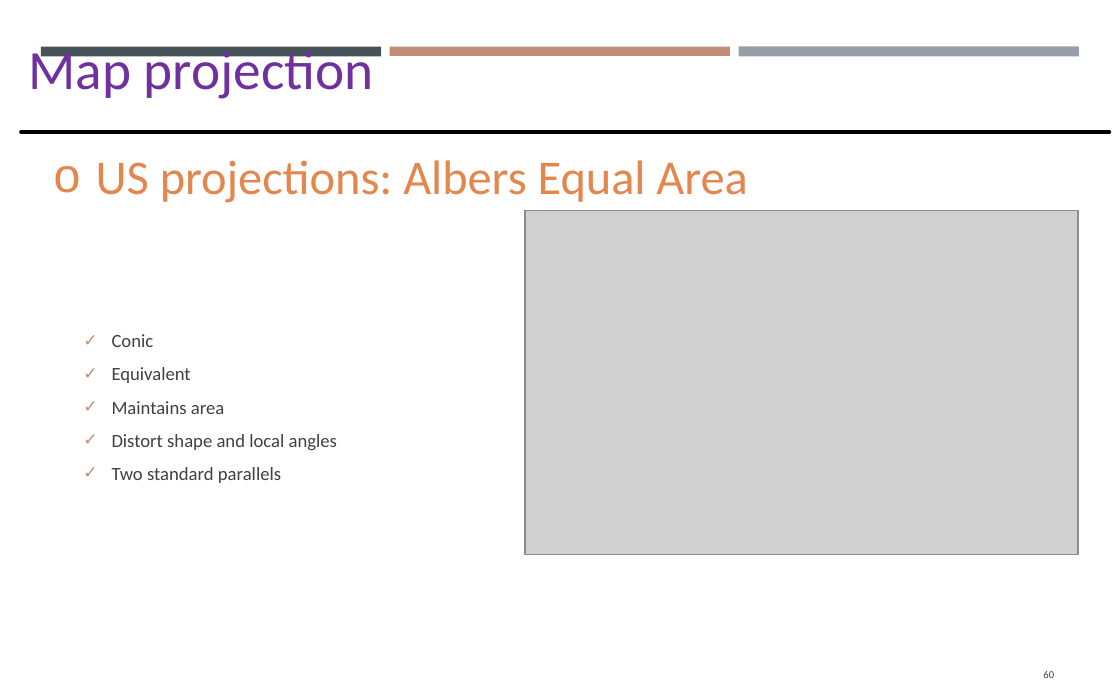
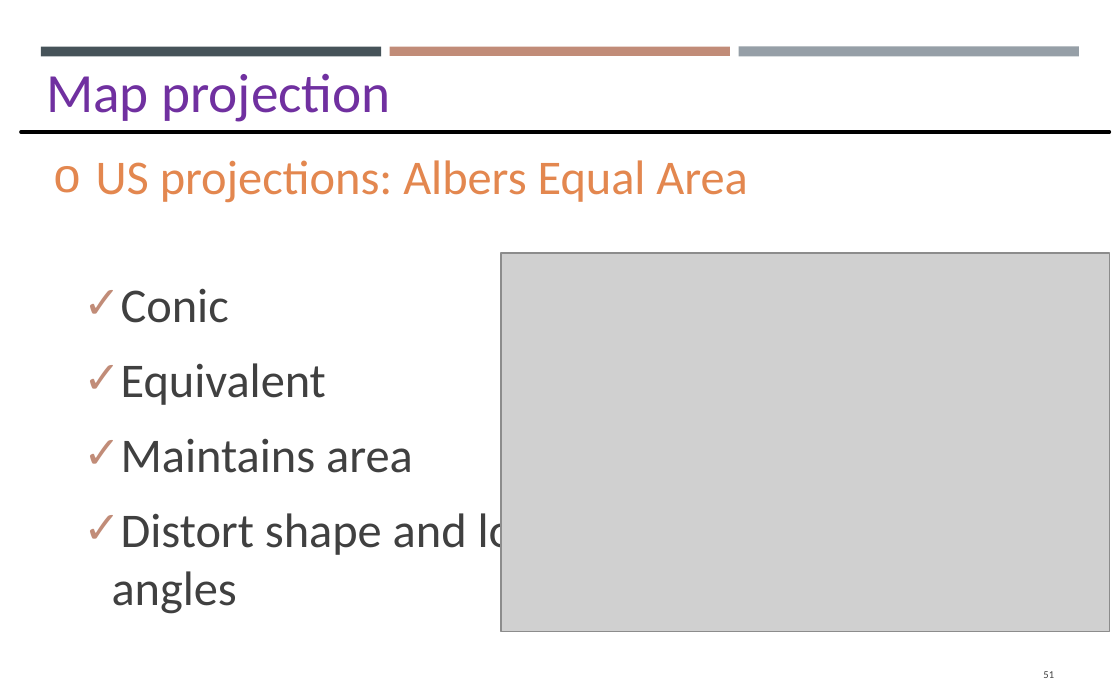
Before and after one commit to gisynw/GIS_I, a slide deck: slide 51 of docs/Lectures/Week03/Lecture02_GEOG2475_Datum.pptx (slide 60 before the commit). Drawn at 1120x700 pixels with LibreOffice and Linux fonts; fonts in the diff are those of the drawing; grey boxes stand for pictures. Boxes give left, top, right and bottom in pixels: in the first picture for what was removed or moved away, otherwise in the second. Text is boxed around its words. In the diff, an @@ line names an element or a change of style, - is before the commit and + after.

```diff
--- a/docs/Lectures/Week03/Lecture02_GEOG2475_Datum.pptx
+++ b/docs/Lectures/Week03/Lecture02_GEOG2475_Datum.pptx
@@ text "Map projection" rewrapped from bbox=[29, 46, 374, 99] to bbox=[46, 73, 391, 122] @@
@@ text "Conic": place and size @@
-text "Conic" at bbox=[112, 334, 337, 483]
+text "Conic" at bbox=[112, 288, 569, 614]
@@ text "Conic" at bbox=[112, 288, 569, 614]: size 10.8 to 28 pt; more space between paragraphs @@
@@ picture: place and size @@
-picture at bbox=[525, 210, 1078, 555]
+picture at bbox=[502, 253, 1110, 631]
@@ text at bbox=[112, 467, 281, 483]: paragraph removed @@
-  ✓ Two standard parallels
@@ page number at bbox=[1043, 671, 1054, 678]: text changed @@
-60
+51
```
Also in this commit, not shown: 35 other slides changed, 8 slides added, 16 slides removed, 3 other files.
